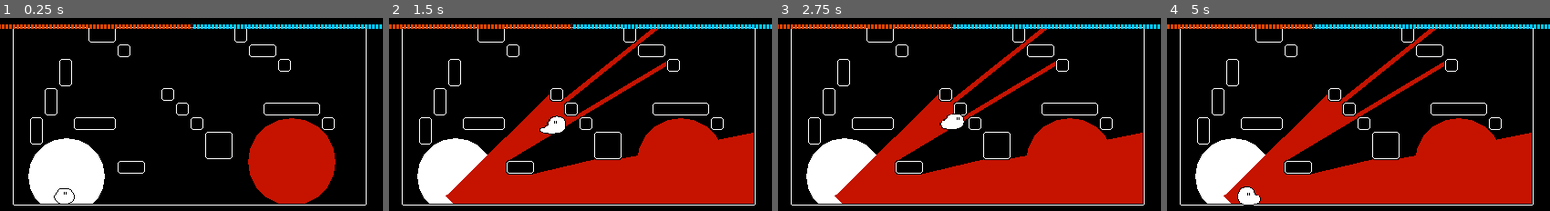
Above: before the commit, frames 1-4 (left to right).
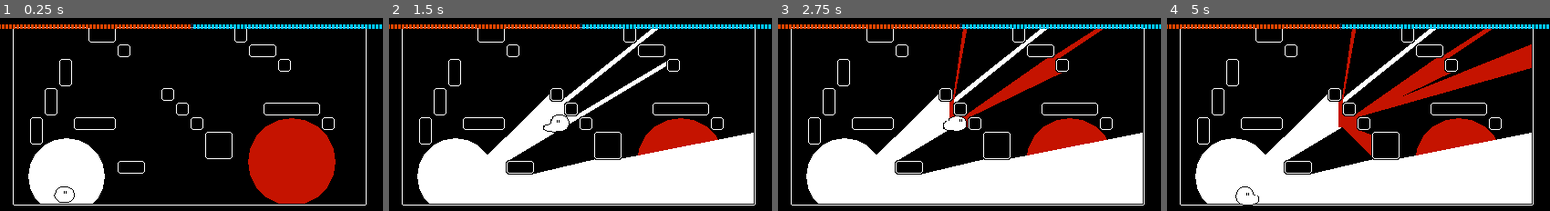
Above: after the commit, the same moments.

Repository: KingOfSpadesJFK/bhleg
Game: Godot game, scene res://levels/test_level.tscn
Two runs of this game, one before a commit and one after it. Both use one fixed random seed, a clock stepped at 60 frames per second and the inputs below.
Inputs (mouse positions are in pixels of both pictures, inside the frame that each line leads up to):
- Up to frame 1 (0.25 s): no input
- Up to frame 2 (1.5 s): tap Enter at 0.5 s; move the mouse to (664, 112) at 0.52 s; press the mouse at (664, 112) at 0.53 s; hold D (player_right) 0.53-1.25 s; tap Space (player_jump) at 0.77 s; release the mouse at (664, 112) at 1.25 s; drag from (503, 133) to (561, 166) at 1.27 s
- Up to frame 3 (2.75 s): move the mouse to (1007, 75) at 2.02 s; hold D (player_right) from 2.03 s (still down); hold Tab (player_switch_flash) from 2.03 s (still down); click (1007, 75) at 2.3 s
- Up to frame 4 (5 s): release D (player_right) at 2.75 s; release Tab (player_switch_flash) at 2.75 s; drag from (1339, 166) to (1243, 91) at 2.77 s; move the mouse to (1473, 156) at 3.52 s; press the mouse at (1473, 156) at 3.53 s; hold A (player_left) 3.53-4.25 s; tap Space (player_jump) at 3.77 s; release the mouse at (1473, 156) at 4.25 s; drag from (1243, 91) to (1255, 197) at 4.27 s

The runs differ from the first frame. In frame 1, 0.1% of the frame differs, in the area x 14-20%, y 87-97%; in frame 2, 24%; in frame 3, 25%; in frame 4, 28%, in the area x 0-100%, y 2-98%.

Commit message:
red light works fully

Diff:
--- a/levels/test_level.tscn
+++ b/levels/test_level.tscn
@@ -35,7 +35,7 @@
 red_cells = 1000
 cyan_cells = 1000
 
-[node name="ShadowBoxes" type="StaticBody2D" parent="." groups=["ShadowBoxes"]]
+[node name="ShadowBoxes" type="StaticBody2D" parent="." groups=["ShadowBodies"]]
 z_index = -10
 z_as_relative = false
 collision_layer = 4
@@ -50,15 +50,6 @@
 position = Vector2(73, 178)
 shape = SubResource("CircleShape2D_j7rlh")
 disabled = true
-
-[node name="RedLightBoxes" type="Area2D" parent="." groups=["RedLightBoxes"]]
-modulate = Color(0.878431, 0.270588, 0, 1)
-z_index = -10
-script = ExtResource("3_465bv")
-
-[node name="CollisionShape2D" type="CollisionShape2D" parent="RedLightBoxes"]
-position = Vector2(320, 162)
-shape = SubResource("CircleShape2D_aw75m")
 
 [node name="Ground" type="TileMap" parent="."]
 tile_set = ExtResource("3_ki0li")
@@ -91,3 +82,20 @@
 script = ExtResource("4_rms5m")
 red_cells = 10
 cyan_cells = 10
+
+[node name="RedLight" type="Area2D" parent="." groups=["RedLightBodies"]]
+modulate = Color(0.878431, 0.270588, 0, 1)
+z_index = -10
+collision_layer = 4
+collision_mask = 2
+gravity_space_override = 3
+gravity = 50.0
+linear_damp_space_override = 3
+linear_damp = 5.0
+angular_damp_space_override = 3
+script = ExtResource("3_465bv")
+solid = true
+
+[node name="CollisionShape2D" type="CollisionShape2D" parent="RedLight"]
+position = Vector2(320, 162)
+shape = SubResource("CircleShape2D_aw75m")
--- a/project.godot
+++ b/project.godot
@@ -69,10 +69,6 @@
 ]
 }
 
-[physics]
-
-common/physics_ticks_per_second=30
-
 [rendering]
 
 textures/canvas_textures/default_texture_filter=0
--- a/scenes/player.tscn
+++ b/scenes/player.tscn
@@ -11,9 +11,6 @@
 
 [sub_resource type="CircleShape2D" id="CircleShape2D_hw20r"]
 radius = 5.0
-
-[sub_resource type="CircleShape2D" id="CircleShape2D_eagm6"]
-radius = 9.0
 
 [sub_resource type="ShaderMaterial" id="ShaderMaterial_o7k2v"]
 shader = ExtResource("3_f08xj")
@@ -805,6 +802,9 @@
 transitions = ["Start", "Idle", SubResource("AnimationNodeStateMachineTransition_vhnsr"), "Idle", "Walk", SubResource(" …(807 unchanged characters)…
 graph_offset = Vector2(-147, -13)
 
+[sub_resource type="CircleShape2D" id="CircleShape2D_eagm6"]
+radius = 9.0
+
 [node name="Player" type="CharacterBody2D" groups=["Player"]]
 collision_layer = 2
 collision_mask = 5
@@ -851,15 +851,6 @@
 
 [node name="CooldownTimer" type="Timer" parent="."]
 one_shot = true
-
-[node name="HitBox" type="Area2D" parent="."]
-collision_layer = 2
-collision_mask = 8
-script = ExtResource("2_wedjy")
-
-[node name="CollisionShape2D" type="CollisionShape2D" parent="HitBox"]
-shape = SubResource("CircleShape2D_eagm6")
-debug_color = Color(0.854728, 0.32944, 0.435656, 0.42)
 
 [node name="Blob" type="Node2D" parent="."]
 
@@ -898,4 +889,13 @@
 parameters/Idle/blend_position = 0.915326
 parameters/Walk/blend_position = 1.04742
 
+[node name="HitBox" type="Area2D" parent="."]
+collision_layer = 2
+collision_mask = 12
+script = ExtResource("2_wedjy")
+
+[node name="CollisionShape2D" type="CollisionShape2D" parent="HitBox"]
+shape = SubResource("CircleShape2D_eagm6")
+debug_color = Color(0.854728, 0.32944, 0.435656, 0.42)
+
 [connection signal="hit" from="HitBox" to="." method="_on_hit_box_hit"]
--- a/scripts/light_body.gd
+++ b/scripts/light_body.gd
@@ -6,6 +6,7 @@
 const META_SHADOW_VISUAL = "visual"
 
 @export var texture: Texture2D
+@export var solid: bool = false
 var _visual_group: CanvasGroup
 
 class PolyStackEntry:
@@ -70,55 +71,7 @@
 #	verts: The array of vertices for the polygon
 #	extent: The bounding box of the passed in polygon
 func subtract_polygon(verts: PackedVector2Array, extent: Rect2) -> void:
-	# Generate the polygon queue
-	var poly_queue = _generate_poly_queue(verts, extent)
-
-	# Loop through the poly queue
-	var i: int = 0
-	var main_hole: CollisionPolygon2D = null
-	while i < poly_queue.size():
-		# Run a boolean operation on these polygons
-		var col_poly: PolyStackEntry = poly_queue[i]
-		i += 1
-		var combined: Array[PackedVector2Array]
-
-		# If the poly is a hole...
-		#  merge the flash into the hole
-		if !col_poly.is_hole:
-			combined = Geometry2D.clip_polygons(col_poly.polygon, verts)
-
-		# If the main body is already dealt with...
-		#  merge the main poly with the current poly
-		elif main_hole:
-			combined = Geometry2D.merge_polygons(col_poly.polygon, main_hole.polygon)	# Merge the main body with the col_poly
-			main_hole.free()
-			main_hole = null
-			pass
-
-		# Just clip the flash from the current poly
-		else:
-			combined = Geometry2D.merge_polygons(col_poly.polygon, verts)
-
-		# Attach each polygon to a new CollisionPolygon2D
-		#  and add them to the tree
-		for arr: PackedVector2Array in combined:
-			if !arr.is_empty():
-				var is_hole = col_poly.is_hole || Geometry2D.is_polygon_clockwise(arr)
-				var c = _generate_collision_polygon(arr, is_hole)
-
-				if (is_hole):
-					main_hole = c
-
-	# Reorder the children
-	_reorder_children(self)
-	_reorder_children(_visual_group)
-
-
-### Adds a polygon to the light body
-#	verts: The array of vertices for the polygon
-#	extent: The bounding box of the passed in polygon
-func add_polygon(verts: PackedVector2Array, extent: Rect2) -> void:
-	# Generate the polygon queue
+	# Get a polygon queue containing all the polygons the flash is overlapping
 	var poly_queue = _generate_poly_queue(verts, extent)
 
 	# Loop through the poly queue
@@ -131,20 +84,21 @@
 		var combined: Array[PackedVector2Array]
 
 		# If the poly is a hole...
-		#  cut the flash from the hole
-		if col_poly.is_hole:
-			combined = Geometry2D.clip_polygons(col_poly.polygon, verts)
+		#  merge the flash into the hole
+		if !solid && col_poly.is_hole:
+			combined = Geometry2D.merge_polygons(col_poly.polygon, verts)
 
 		# If the main body is already dealt with...
 		#  merge the main poly with the current poly
 		elif main_body:
-			combined = Geometry2D.merge_polygons(col_poly.polygon, main_body.polygon)	# Merge the main body with the col_poly
+			combined = Geometry2D.clip_polygons(col_poly.polygon, main_body.polygon)	# Merge the main body with the col_poly
 			main_body.free()
 			main_body = null
-
-		# Just merge the flash with the current poly
+			pass
+
+		# Just clip the flash from the current poly
 		else:
-			combined = Geometry2D.merge_polygons(col_poly.polygon, verts)
+			combined = Geometry2D.clip_polygons(col_poly.polygon, verts)
 
 		# Attach each polygon to a new CollisionPolygon2D
 		#  and add them to the tree
@@ -153,8 +107,72 @@
 				var is_hole = col_poly.is_hole || Geometry2D.is_polygon_clockwise(arr)
 				var c = _generate_collision_polygon(arr, is_hole)
 
-				if !(is_hole):
+				# Generate the visual for the polygon
+				#  and associate the visual to the collision
+				var v = _add_visual_polygon(arr, is_hole)
+				c.set_meta(META_SHADOW_VISUAL, v)
+
+				if (is_hole):
 					main_body = c
+
+	# Reorder the children
+	_reorder_children(self)
+	_reorder_children(_visual_group)
+
+
+### Adds a polygon to the light body
+#	verts: The array of vertices for the polygon
+#	extent: The bounding box of the passed in polygon
+func add_polygon(verts: PackedVector2Array, extent: Rect2) -> void:
+	# Get a polygon queue containing all the polygons the flash is overlapping
+	var poly_queue = _generate_poly_queue(verts, extent)
+
+	# If this flash overlaps nothing at all...
+	#  just add the collision poly
+	if poly_queue.is_empty():
+		_generate_collision_polygon(verts, false)
+
+	# If this flash is overlapping something...
+	else:
+		# Loop through the poly queue
+		var i: int = 0
+		var main_body: CollisionPolygon2D = null
+		while i < poly_queue.size():
+			# Run a boolean operation on these polygons
+			var col_poly: PolyStackEntry = poly_queue[i]
+			i += 1
+			var combined: Array[PackedVector2Array]
+
+			# If the poly is a hole...
+			#  cut the flash from the hole
+			if !solid && col_poly.is_hole:
+				combined = Geometry2D.clip_polygons(col_poly.polygon, verts)
+
+			# If the main body is already dealt with...
+			#  merge the main poly with the current poly
+			elif main_body:
+				combined = Geometry2D.merge_polygons(col_poly.polygon, main_body.polygon)	# Merge the main body with the col_poly
+				main_body.free()
+				main_body = null
+
+			# Just merge the flash with the current poly
+			else:
+				combined = Geometry2D.merge_polygons(col_poly.polygon, verts)
+
+			# Attach each polygon to a new CollisionPolygon2D
+			#  and add them to the tree
+			for arr: PackedVector2Array in combined:
+				if !arr.is_empty():
+					var is_hole = col_poly.is_hole || Geometry2D.is_polygon_clockwise(arr)
+					var c = _generate_collision_polygon(arr, is_hole)
+
+					# Generate the visual for the polygon
+					#  and associate the visual to the collision
+					var v = _add_visual_polygon(arr, is_hole)
+					c.set_meta(META_SHADOW_VISUAL, v)
+
+					if !(is_hole):
+						main_body = c
 
 	# Reorder the children
 	_reorder_children(self)
@@ -185,7 +203,7 @@
 
 func _generate_collision_polygon(polygon: PackedVector2Array, is_hole: bool) -> CollisionPolygon2D:
 	var c = CollisionPolygon2D.new()
-	c.build_mode = CollisionPolygon2D.BuildMode.BUILD_SEGMENTS
+	c.build_mode = CollisionPolygon2D.BUILD_SOLIDS if solid else CollisionPolygon2D.BuildMode.BUILD_SEGMENTS
 	c.polygon = polygon
 	add_child(c)
 
@@ -194,11 +212,6 @@
 
 	# Determine whether this polygon is a hole
 	c.set_meta(META_SHADOW_HOLE, is_hole)
-
-	# Generate the visual for the polygon
-	#  and associate the visual to the collision
-	var v = _add_visual_polygon(polygon, is_hole)
-	c.set_meta(META_SHADOW_VISUAL, v)
 
 	return c
 
--- a/scripts/player.gd
+++ b/scripts/player.gd
@@ -11,7 +11,8 @@
 const TERMINAL_VELOCITY = 400.0
 
 # Get the gravity from the project settings to be synced with RigidBody nodes.
-var gravity = ProjectSettings.get_setting("physics/2d/default_gravity")
+@export var gravity: float = ProjectSettings.get_setting("physics/2d/default_gravity")
+@export var damp: float = 0.0
 
 # The static body to draw over
 @export var shadow_body: LightBody
@@ -21,8 +22,8 @@
 @export var cyan_cells: int = 10
 
 # What type of flash the player is using
-var flash_type: FlashType = FlashType.RED
-var _flash_order_index: int = 1
+var flash_type: FlashType = FlashType.WHITE
+var _flash_order_index: int = 0
 var _flash_order: Array[FlashType] = [FlashType.WHITE, FlashType.RED, FlashType.CYAN]
 
 # Which direction the player is walking towards
@@ -90,8 +91,12 @@
 		velocity.y += gravity * delta
 
 	# Handle terminal velocity
-	if velocity.y > TERMINAL_VELOCITY:
-		velocity.y = lerp(velocity.y, TERMINAL_VELOCITY, 10.0 * delta)
+	if velocity.y > TERMINAL_VELOCITY - damp * 20.0:
+		velocity.y = lerp(velocity.y, TERMINAL_VELOCITY, damp * 10.0 * delta)
+
+	# Handle damping
+	if damp:
+		velocity = lerp(velocity, Vector2.ZERO, damp / 2.0 * delta)
 
 	# Handle jump.
 	if Input.is_action_just_pressed("player_jump") and is_on_floor():
@@ -112,6 +117,17 @@
 
 	move_and_slide()
 	_update_animation_parameters(delta)
+
+	# Handle red light overlays
+
+	for b in get_tree().get_nodes_in_group("RedLightBodies"):
+		print($HitBox.overlaps_area(b))
+		if $HitBox.overlaps_area(b):
+			gravity = b.gravity
+			damp = b.linear_damp
+		else:
+			gravity = ProjectSettings.get_setting("physics/2d/default_gravity")
+			damp = 0.0
 
 	# Backup next and restore prev
 	_next_pos   = position
@@ -202,13 +218,13 @@
 	verts.append(start_pos)
 	var extent = Bhleg.calculate_bounding_box(PackedVector2Array(verts))
 	if Geometry2D.is_polygon_clockwise(PackedVector2Array(verts)):
-		get_tree().call_group("ShadowBoxes", "add_polygon", PackedVector2Array(verts), extent)
+		get_tree().call_group("ShadowBodies", "add_polygon", PackedVector2Array(verts), extent)
 		# shadow_body.add_polygon(PackedVector2Array(verts), extent)
 		match _do_flash:
 			FlashType.WHITE:
-				get_tree().call_group("RedLightBoxes", "subtract_polygon", PackedVector2Array(verts), extent)
+				get_tree().call_group("RedLightBodies", "subtract_polygon", PackedVector2Array(verts), extent)
 			FlashType.RED:
-				get_tree().call_group("RedLightBoxes", "add_polygon", PackedVector2Array(verts), extent)
+				get_tree().call_group("RedLightBodies", "add_polygon", PackedVector2Array(verts), extent)
 
 
 	# Create the debug markers
@@ -252,7 +268,7 @@
 				FlashType.CYAN:
 					if _has_enough_for_cyan():	# Shoot a laser for cyan
 						cyan_cells -= 5
-						flash.emit(5, 0)
+						flash.emit(0, 5)
 						var b = _laser_beam.instantiate()
 						b.position = $FlashAnchor/BeamPoint.global_position
 						b.rotation = deg_to_rad(_flash_angle)
